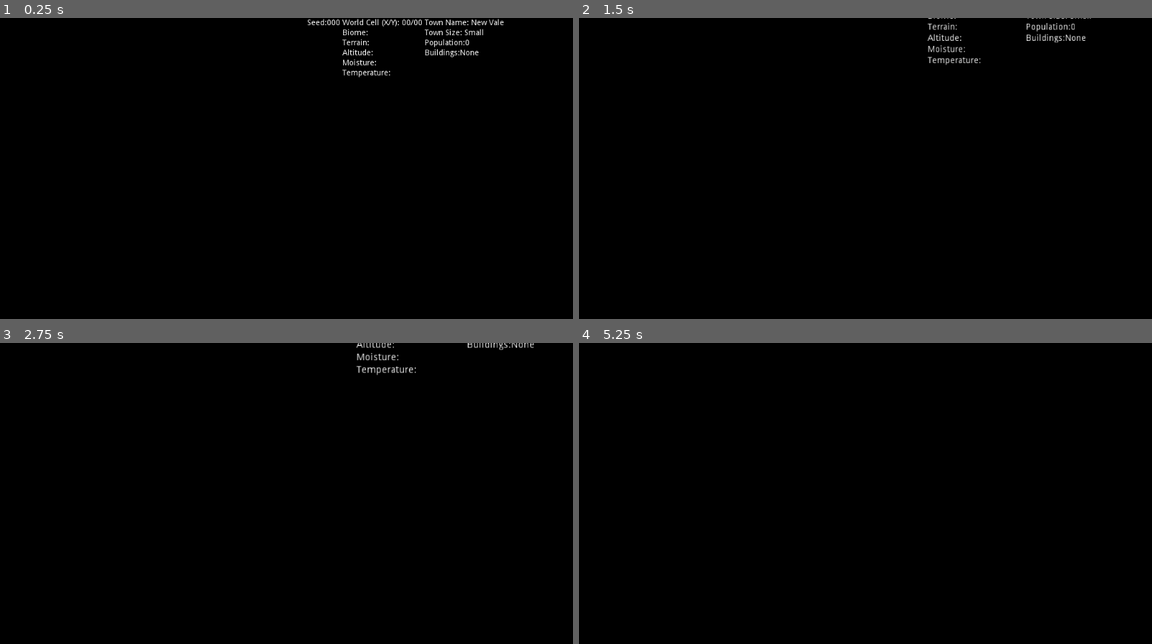
Above: before the commit, frames 1-4 (two rows, left to right).
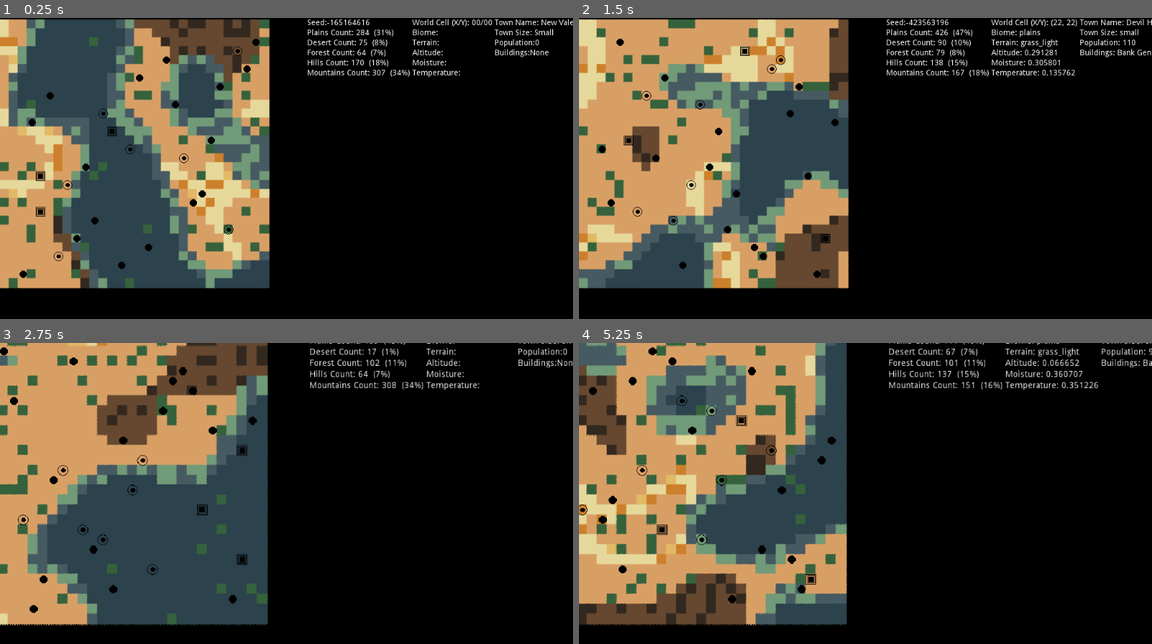
Above: after the commit, the same moments.

Repository: devonps/simple-terrain-gen
Game: Godot game, scene res://WorldGenerator.tscn
The game is run twice, just before and just after one commit, with the same random seed, the same clock (stepped at 60 frames per second) and the same inputs.
Inputs (mouse positions are in pixels of both pictures, inside the frame that each line leads up to):
- Up to frame 1 (0.25 s): no input
- Up to frame 2 (1.5 s): tap Enter (ui_accept) at 0.5, 0.77, 1.25 s; move the mouse to (991, 168) at 0.52 s; hold Mouse wheel up (zoom_in) 0.53-1.25 s; click (991, 168) at 0.67 s; drag from (750, 201) to (836, 252) at 1.27 s
- Up to frame 3 (2.75 s): tap Enter (ui_accept) at 2 s; move the mouse to (343, 436) at 2.02 s; hold Mouse wheel up (zoom_in) from 2.03 s (still down); click (343, 436) at 2.17 s
- Up to frame 4 (5.25 s): release Mouse wheel up (zoom_in) at 2.75 s; tap Enter (ui_accept) at 2.75, 3.5, 3.77, 4.25 s; drag from (836, 577) to (693, 460) at 2.77 s; move the mouse to (1037, 559) at 3.52 s; hold Mouse wheel up (zoom_in) 3.53-4.25 s; click (1037, 559) at 3.67 s; drag from (693, 460) to (779, 427) at 4.27 s; move the mouse to (894, 511) at 5.02 s; hold Mouse wheel up (zoom_in) from 5.03 s (still down); click (894, 511) at 5.17 s

The runs differ from the first frame. In frame 1, 44% of the frame differs, in the area x 0-100%, y 0-91%; in frame 2, 44%; in frame 3, 45%, in the area x 0-100%, y 0-94%; in frame 4, 45%.
Error before the commit: Parse Error: A void function cannot return a value. (res://WorldGenerator.gd:520)

Commit message:
code reformatting

Diff:
--- a/WorldGenerator.gd
+++ b/WorldGenerator.gd
@@ -25,37 +25,10 @@
 var number_of_towns = 30
 var number_towns_too_close = 0
 var max_tiles:float = 900.0
-var worldCells = {}
 var town_locations = []
 var next_town_id = 0
 var all_first_words = _read_json_file("location_first_word")
 var all_second_words = _read_json_file("location_second_word")
-
-# data for worldcells
-# position in world - Vector 2D
-# moisture value: float
-# temperature value: float
-# altitude value: float
-# biome: string
-# terrain:string
-# town: integer
-#
-# {position: (2,2),
-# biome:plains,
-# terrain:light_grass,
-# moisture:0.01,
-# temperature:0.01,
-# altitude:0.01,
-# town:1 (id of town that points to a different dictionary
-#}
-
-# town dictionary
-# name: string
-# size: string
-# population: integer
-# buildings: array - which implies there's another array of details per building type
-#
-
 
 var tiles = {
 	"grass_light": 0,
@@ -509,7 +482,7 @@
 	return false
 
 
-func _random_tile(this_biome) -> void:
+func _random_tile(this_biome) -> int:
 	var current_biome = biome_data[this_biome]
 	var rand_num = rand_range(0,1)
 	var running_total = 0
@@ -518,3 +491,4 @@
 		running_total = running_total+current_biome[tile]
 		if rand_num <= running_total:
 			return int(tiles.get(tile))
+	return 99
--- /dev/null
+++ b/cellData.gd
@@ -0,0 +1,14 @@
+extends Resource
+class_name CellData
+
+export var altitude: float
+export var moisture: float
+export var termperature: float
+export var gridPosition: Vector2
+export var city: bool=false
+export var texture: Texture
+export var passable: bool=true
+
+# Empty the world
+func initialiseWorld():
+	pass
--- a/project.godot
+++ b/project.godot
@@ -7,6 +7,16 @@
 ;   param=value ; assign values to parameters
 
 config_version=4
+
+_global_script_classes=[ {
+"base": "Resource",
+"class": "CellData",
+"language": "GDScript",
+"path": "res://cellData.gd"
+} ]
+_global_script_class_icons={
+"CellData": ""
+}
 
 [application]
 
